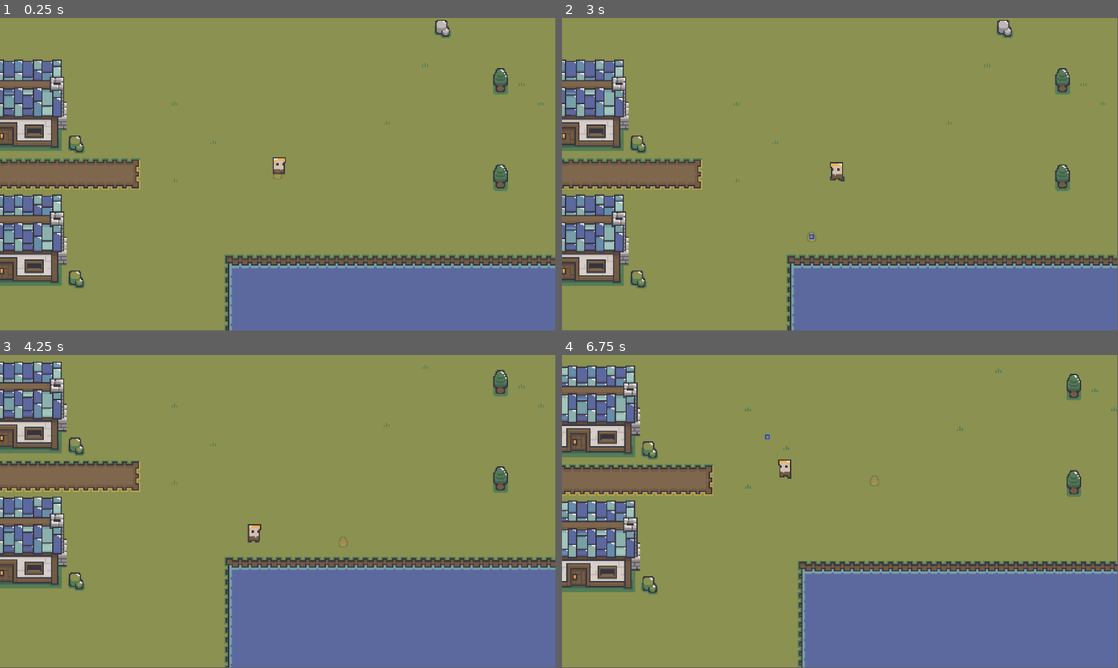
Above: before the commit, frames 1-4 (two rows, left to right).
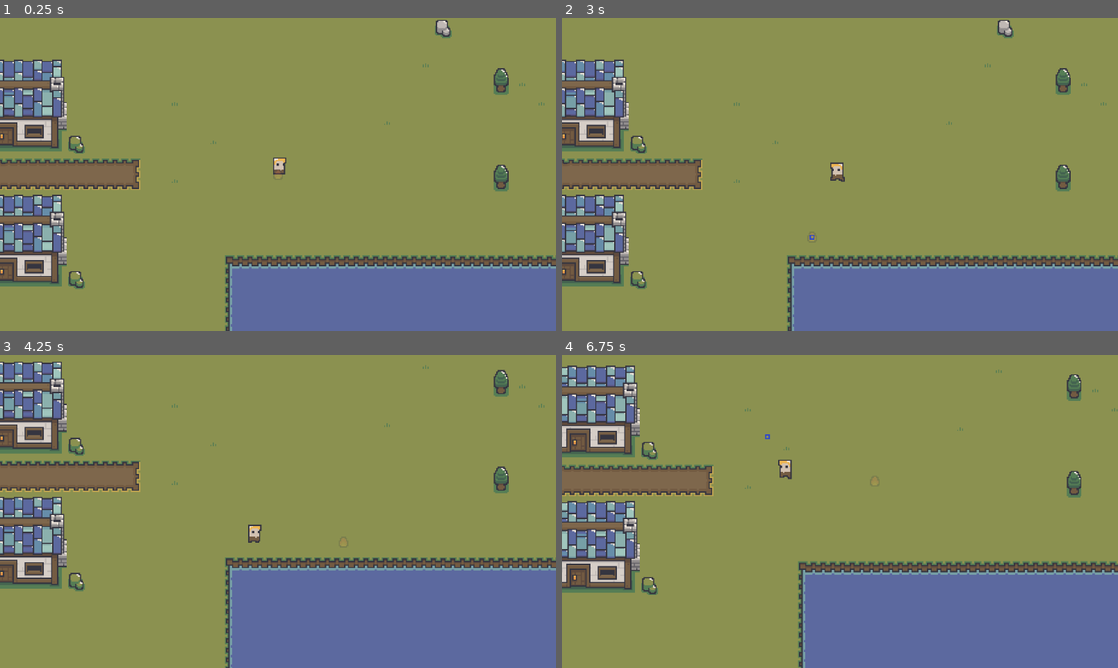
Above: after the commit, the same moments.

Repository: qmarsala/DeliciousDungeon
Game: Godot game, scene res://scenes/game.tscn
The game is run twice, just before and just after one commit, with the same random seed, the same clock (stepped at 60 frames per second) and the same inputs.
Inputs (mouse positions are in pixels of both pictures, inside the frame that each line leads up to):
- Up to frame 1 (0.25 s): no input
- Up to frame 2 (3 s): tap Enter at 0.5, 2.75 s; move the mouse to (962, 158) at 0.52 s; tap Q (basic_attack) at 0.6 s; tap Space at 1.25 s; move the mouse to (728, 190) at 1.27 s; tap W (heavy_attack) at 1.35 s; move the mouse to (895, 105) at 2.02 s; tap E (interact) at 2.1 s; move the mouse to (812, 237) at 2.77 s; click (812, 237) at 2.85 s
- Up to frame 3 (4.25 s): move the mouse to (444, 558) at 3.52 s; tap Q (basic_attack) at 3.6 s
- Up to frame 4 (6.75 s): tap Space at 4.25, 5.75 s; move the mouse to (673, 464) at 4.27 s; tap W (heavy_attack) at 4.35 s; tap Enter at 5 s; move the mouse to (867, 511) at 5.02 s; tap E (interact) at 5.1 s; move the mouse to (756, 433) at 5.77 s; click (756, 433) at 5.85 s; move the mouse to (962, 495) at 6.52 s; tap Q (basic_attack) at 6.6 s
In our replay, the window is 799x449 before the commit and 800x450 after it. These sizes can differ from the game's own. Grey fills any space a smaller window leaves; there, only what the larger window draws over its background counts as a difference.

The runs differ from the first frame. In frame 1, 2.4% of the frame differs, in the area x 0-100%, y 0-100%; in frame 2, 2.5%; in frame 3, 2.2%; in frame 4, 3.7%, in the area x 0-100%, y 3-100%.

Commit message:
add autoload for game and scene management

Diff:
--- /dev/null
+++ b/src/assets/scripts/autoloads/game.gd
@@ -0,0 +1,2 @@
+class_name Game
+extends Node
--- /dev/null
+++ b/src/assets/scripts/autoloads/scene_manager.gd
@@ -0,0 +1,2 @@
+class_name SceneManager
+extends Node
--- a/src/assets/scripts/game.gd
+++ b/src/assets/scripts/main.gd
@@ -1,4 +1,3 @@
-class_name Game
 extends Node2D
 
 #poc: multi scenes
--- a/src/project.godot
+++ b/src/project.godot
@@ -14,6 +14,15 @@
 run/main_scene="res://scenes/game.tscn"
 config/features=PackedStringArray("4.3", "Forward Plus")
 config/icon="res://icon.svg"
+
+[autoload]
+
+GameService="*res://assets/scripts/autoloads/game.gd"
+SceneManagerService="*res://assets/scripts/autoloads/scene_manager.gd"
+
+[display]
+
+window/stretch/mode="viewport"
 
 [input]
 
--- a/src/scenes/game.tscn
+++ b/src/scenes/game.tscn
@@ -1,10 +1,10 @@
 [gd_scene load_steps=4 format=3 uid="uid://c38pvspamielw"]
 
-[ext_resource type="Script" path="res://assets/scripts/game.gd" id="1_j0ii5"]
+[ext_resource type="Script" path="res://assets/scripts/main.gd" id="1_j0ii5"]
 [ext_resource type="PackedScene" uid="uid://c44qt8656qxed" path="res://scenes/levels/outdoors.tscn" id="2_re2jb"]
 [ext_resource type="PackedScene" uid="uid://v8yl2qd4myvg" path="res://scenes/levels/dungeon.tscn" id="3_sqakx"]
 
-[node name="Game" type="Node2D"]
+[node name="Main" type="Node2D"]
 script = ExtResource("1_j0ii5")
 outdoors = ExtResource("2_re2jb")
 dungeon = ExtResource("3_sqakx")
